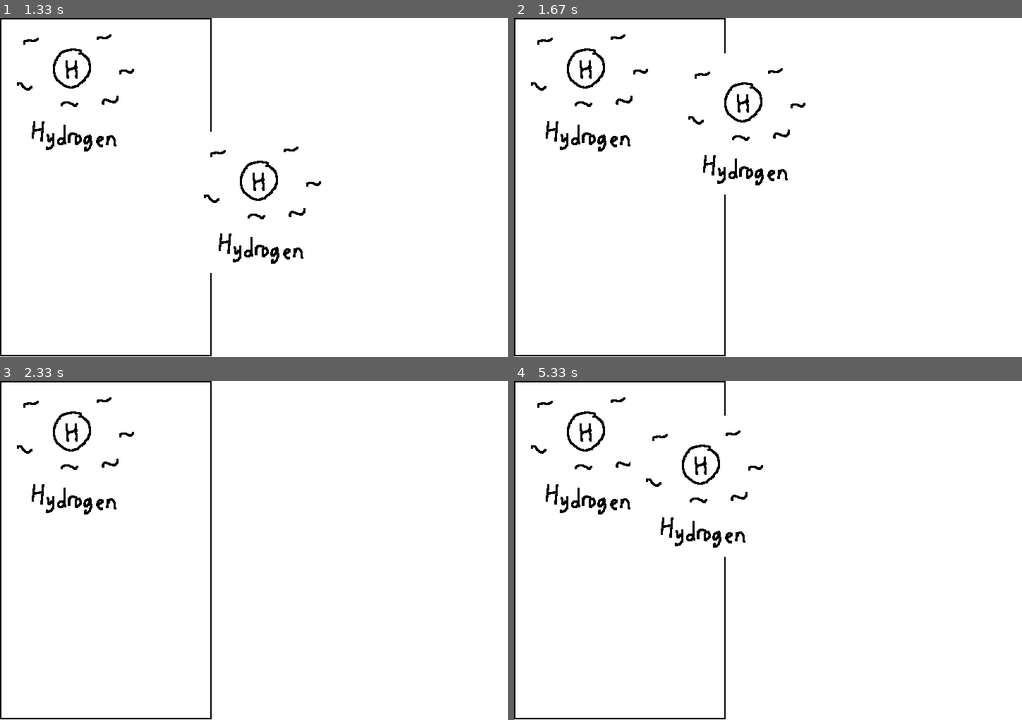
Above: before the commit, frames 1-4 (two rows, left to right).
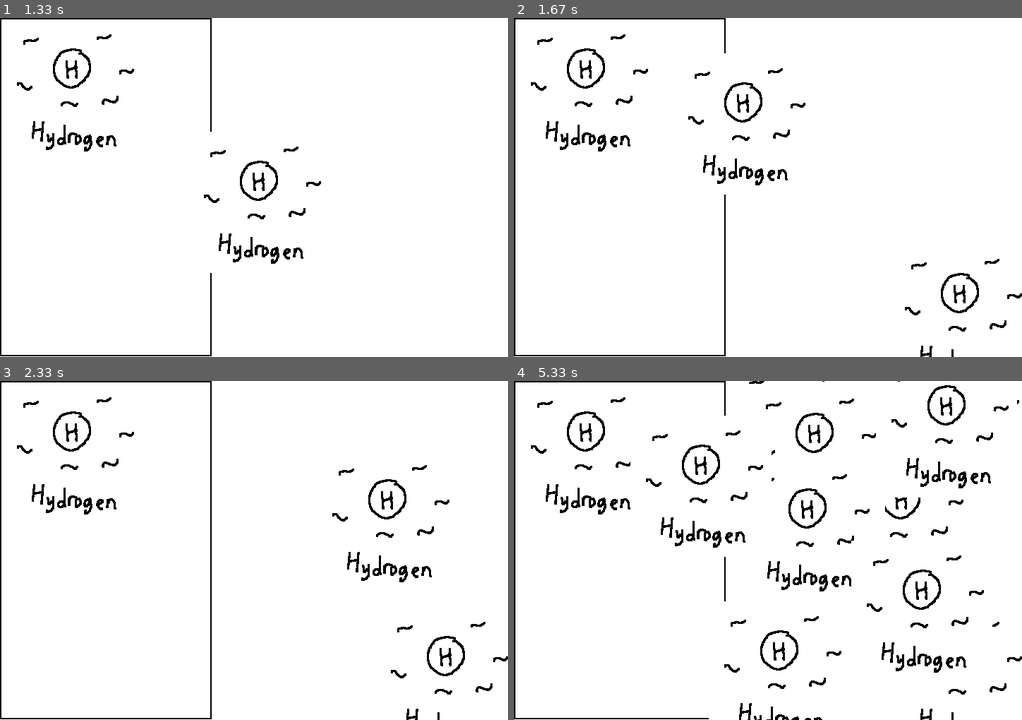
Above: after the commit, the same moments.

Repository: MackFree/hackathon
Game: pygame game, started from testbuild1.py
Two runs of this game, one before a commit and one after it. Both use one fixed random seed, a clock stepped at 60 frames per second and the inputs below.
Inputs (mouse positions are in pixels of both pictures, inside the frame that each line leads up to):
- Up to frame 1 (1.33 s): press the mouse at (106, 187) at 0.37 s; move the mouse to (101, 224) at 0.47 s; release the mouse at (96, 265) at 0.6 s; press the mouse at (71, 89) at 1.2 s; move the mouse to (259, 201) at 1.3 s
- Up to frame 2 (1.67 s): release the mouse at (961, 316) at 1.43 s; press the mouse at (585, 89) at 1.53 s; move the mouse to (742, 123) at 1.63 s
- Up to frame 3 (2.33 s): release the mouse at (386, 519) at 1.77 s
- Up to frame 4 (5.33 s): press the mouse at (585, 452) at 2.37 s; move the mouse to (773, 435) at 2.47 s; release the mouse at (955, 421) at 2.6 s; press the mouse at (585, 452) at 2.7 s; move the mouse to (691, 442) at 2.8 s; release the mouse at (798, 431) at 2.93 s; press the mouse at (585, 452) at 3.03 s; move the mouse to (701, 452) at 3.13 s; release the mouse at (813, 455) at 3.27 s; press the mouse at (585, 452) at 3.37 s; move the mouse to (696, 489) at 3.47 s; release the mouse at (808, 530) at 3.6 s; press the mouse at (585, 452) at 4.2 s; move the mouse to (681, 564) at 4.3 s; release the mouse at (778, 672) at 4.43 s; press the mouse at (585, 452) at 4.53 s; move the mouse to (768, 438) at 4.63 s; release the mouse at (945, 428) at 4.77 s; press the mouse at (585, 452) at 4.87 s; move the mouse to (752, 533) at 4.97 s; release the mouse at (920, 611) at 5.1 s; press the mouse at (585, 452) at 5.2 s; move the mouse to (701, 486) at 5.3 s

Frame 1 is identical in both runs. In frame 2, 0.5% of the frame differs, in the area x 76-100%, y 71-100%; in frame 3, 1.2%; in frame 4, 3.5%, in the area x 38-100%, y 0-100%.

Commit message:
Gmaes shaping up

Diff:
--- a/testbuild1.py
+++ b/testbuild1.py
@@ -63,6 +63,9 @@
 
         if event.type == pygame.MOUSEBUTTONUP:
             pos = pygame.mouse.get_pos()
+            if(simulation_rect.collidepoint(pos) and selected_atom is not None):
+                #we in the simulation rect
+                simulation_atoms.append(selected_atom)
             selected_atom = None
             #also need to place the atom in the simulator section
 
@@ -83,6 +86,9 @@
     for atom in atom_array:
         screen.blit(atom.image, atom.rect)
 
+    for atom in simulation_atoms:
+        screen.blit(atom.image, atom.rect)
+
     if selected_atom is not None:
         screen.blit(selected_atom.image, selected_atom.rect)
 
